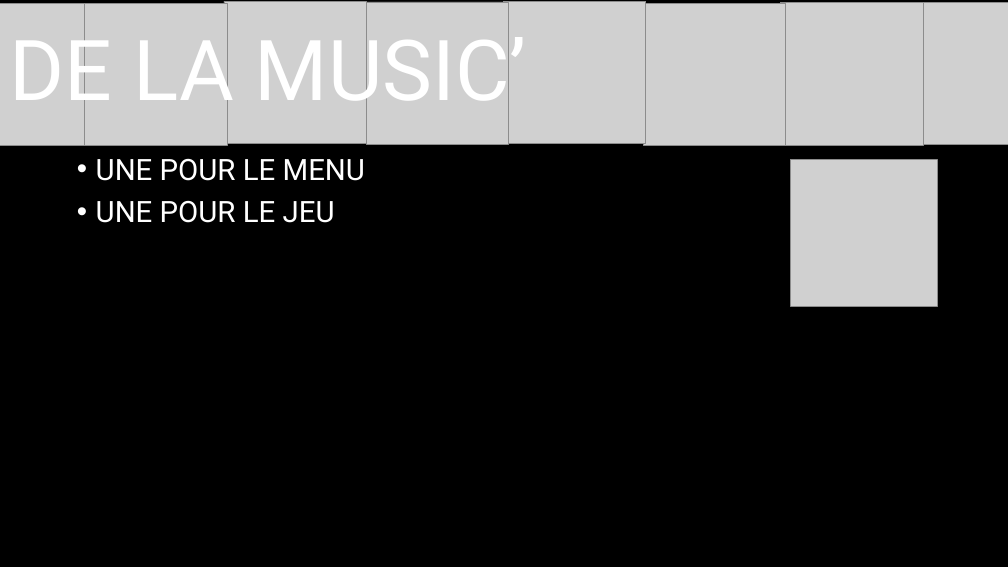
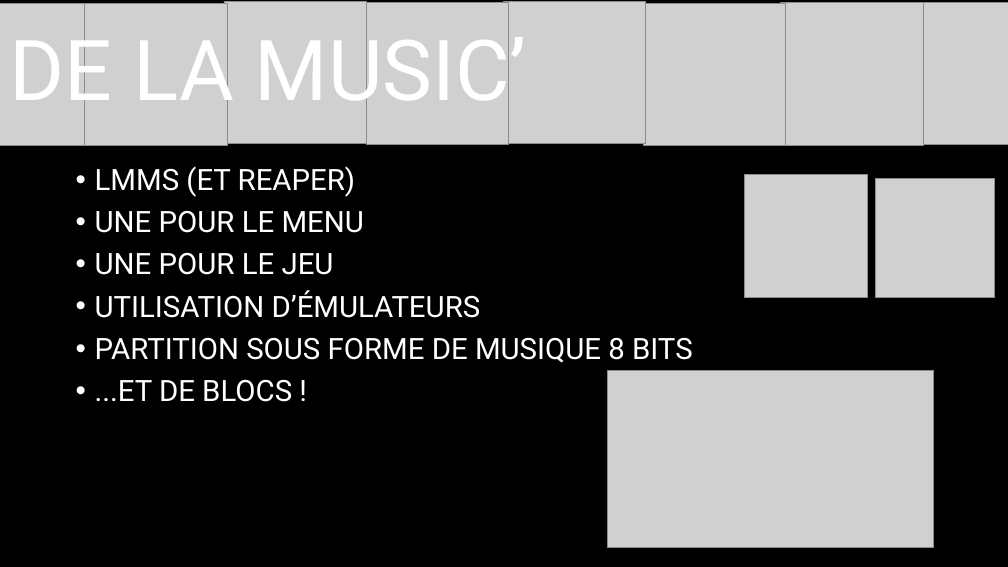
Before and after one commit to NSI-F1-2023-2024/Project-1-TETROS, a slide deck: slide 15 of presentation_tetrisé.pptx. Drawn at 1008x567 pixels with LibreOffice and Linux fonts; fonts in the diff are those of the drawing; grey boxes stand for pictures. Boxes give left, top, right and bottom in pixels: in the first picture for what was removed or moved away, otherwise in the second. Text is boxed around its words. In the diff, an @@ line names an element or a change of style, - is before the commit and + after.

```diff
--- a/presentation_tetrisé.pptx
+++ b/presentation_tetrisé.pptx
@@ text "LMMS (ET REAPER)": place and size @@
-text "LMMS (ET REAPER)" at [96, 158, 365, 223]
+text "LMMS (ET REAPER)" at [95, 166, 693, 402]
@@ text at [95, 166, 356, 197]: paragraph added @@
+• LMMS (ET REAPER)
@@ picture: place and size @@
-picture at [791, 160, 938, 306]
+picture at [744, 175, 867, 298]
@@ picture added at [876, 178, 994, 297] @@
@@ text at [95, 290, 693, 402]: paragraphs added @@
+• UTILISATION D’ÉMULATEURS
+• PARTITION SOUS FORME DE MUSIQUE 8 BITS
+• ...ET DE BLOCS !
@@ picture added at [607, 370, 934, 547] @@
```
Also in this commit, not shown: 5 other slides changed.
